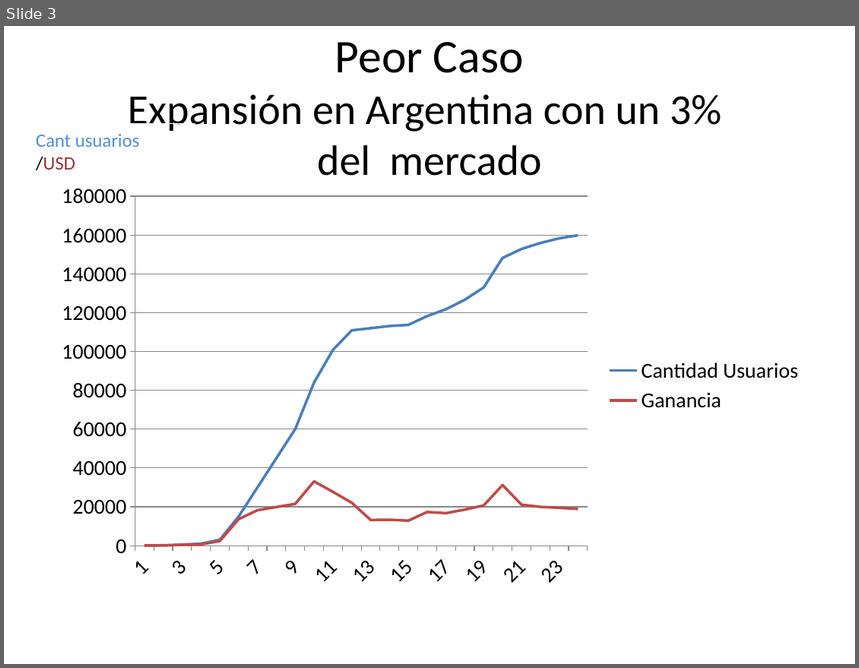
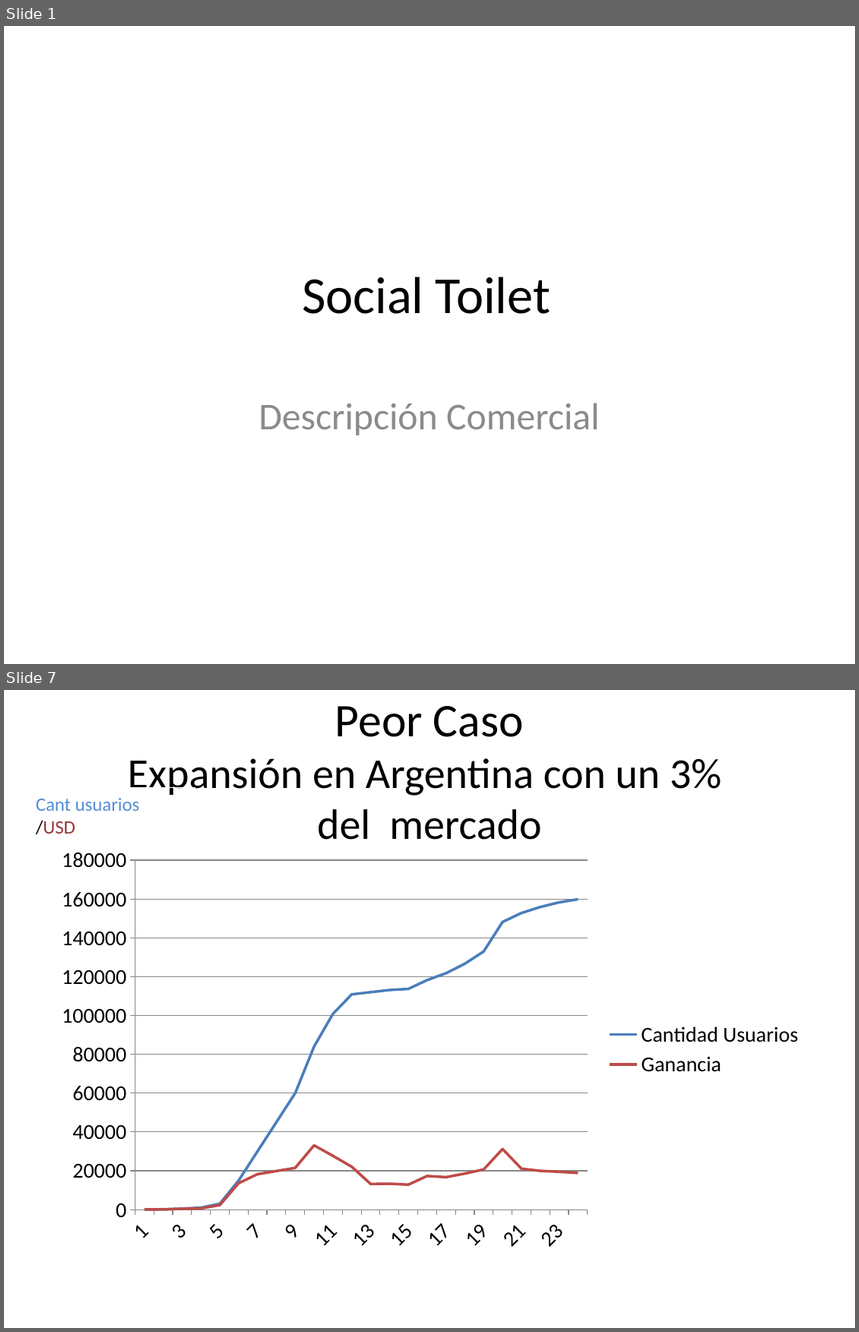
Before and after one commit to dschenkelman/taller-proyectos, a slide deck: Assets/Presentación negocio.pptx. Shown one above the other, each under a label of ours: slide 3 before the commit, slides 1 and 7 after it; the slides between them are not shown. The pictures are 859x668 and 859x1332 pixels, drawn with LibreOffice and Linux fonts; fonts in the diff are those of the drawing. Boxes give left, top, right and bottom in pixels: in the first picture for what was removed or moved away, otherwise in the second. Text is boxed around its words. In the diff, an @@ line names an element or a change of style, - is before the commit and + after.

```diff
--- a/Assets/Presentación negocio.pptx
+++ b/Assets/Presentación negocio.pptx
@@ slide 1 added at bbox=[4, 26, 855, 664], background #FFFFFF @@
@@ title added at bbox=[302, 277, 550, 314], 44 pt, text #000000 @@
+Social Toilet
@@ subtitle added at bbox=[259, 403, 600, 436], 32 pt, text #8C8C8C @@
+Descripción Comercial
@@ what was slide 3 is now slide 7 @@
```
Also in this commit, not shown: 8 other slides added, 2 slides removed, 1 other file.
